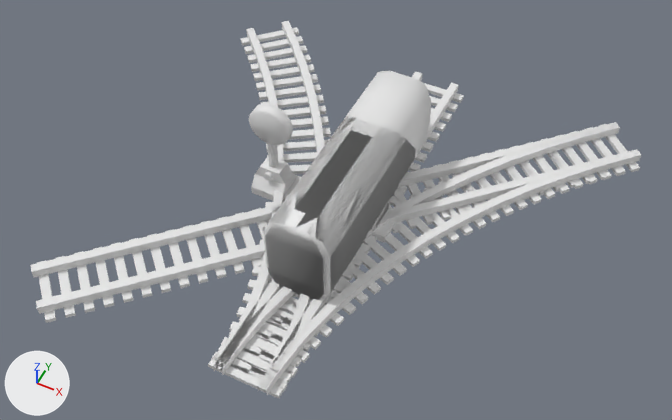
An edit to the FBX model Assets/Models/TrainGameModels (4).fbx, drawn before and after from the same camera.
Rendered twice from a 50 mm lens placed at (2.99, -6.39, 7.98), pointed at (-0.04, -0.33, 0.4). The lights are fixed; the arrows at lower left show +X, +Y and +Z. Materials are left out; every surface is plain grey. Where no turn or scale is listed for an object, it has been applied to the vertices. Vertices at the same position are counted once.

Names of what the first picture shows: 'Carriage', 'CurveTrackL', 'CurveTrackR', 'DiagonalTrack', 'Locomotive', 'StraightTrack', 'SwitchLever', 'TrackSwitch'.
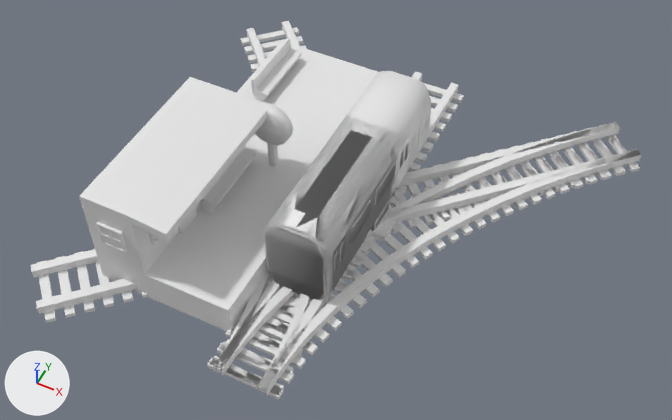
What changed in the scene script:
```text
Change me_cube_021:
    where me_cube_021.from_pydata(...)  # 336 vertices, 212 faces; spans x -0.4..2.75, y -2.5..2.75, z 0.0..0.15
    me_cube_021 part 11: the loose piece of 8 vertices spanning x 0.11..0.88, y -0.55..-0.14, z 0.0..0.05 is moved by (0.0, -0.02, 0.0)
    me_cube_021 part 12: the loose piece of 8 vertices spanning x 0.03..0.81, y -0.72..-0.33, z 0.0..0.05 is moved by (0.0, -0.03, 0.0)
    me_cube_021 part 13: the loose piece of 8 vertices spanning x -0.05..0.74, y -0.9..-0.53, z 0.0..0.05 is moved by (0.0, -0.03, 0.0)
    me_cube_021 part 14: the loose piece of 8 vertices spanning x 0.19..0.96, y -0.38..0.06, z 0.0..0.05 is moved by (0.0, -0.01, 0.0)
    me_cube_021 part 15: the loose piece of 8 vertices spanning x -0.24..0.56, y -1.43..-1.13, z 0.0..0.05 is moved by (0.0, -0.06, 0.0)
    me_cube_021 part 16: the loose piece of 8 vertices spanning x -0.29..0.52, y -1.61..-1.34, z 0.0..0.05 is moved by (0.0, -0.06, 0.0)
    me_cube_021 part 17: the loose piece of 8 vertices spanning x -0.33..0.48, y -1.79..-1.55, z 0.0..0.05 is moved by (0.0, -0.07, 0.0)
    me_cube_021 part 18: the loose piece of 8 vertices spanning x -0.18..0.61, y -1.25..-0.93, z 0.0..0.05 is moved by (0.0, -0.05, 0.0)
    me_cube_021 part 19: the loose piece of 8 vertices spanning x -0.12..0.67, y -1.08..-0.73, z 0.0..0.05 is moved by (0.0, -0.04, 0.0)
    me_cube_021 part 20: the loose piece of 8 vertices spanning x -0.4..0.41, y -2.38..-2.25, z 0.0..0.05 is moved by (0.0, -0.08, 0.0)
    me_cube_021 part 21: the loose piece of 8 vertices spanning x -0.39..0.42, y -2.18..-2.03, z 0.0..0.05 is moved by (0.0, -0.08, 0.0)
    me_cube_021 part 22: the loose piece of 8 vertices spanning x -0.36..0.44, y -1.98..-1.78, z 0.0..0.05 is moved by (0.0, -0.08, 0.0)
Change me_cube_018:
    remove me_cube_018.from_pydata(...)  # 336 vertices, 212 faces; spans x -2.75..0.4, y -2.5..2.75, z 0.0..0.15
    add me_cube_018.from_pydata(...)  # 328 vertices, 212 faces; spans x -2.75..0.4, y -2.5..2.75, z 0.0..0.15
    me_cube_018 part 2: the loose piece of 8 vertices spanning x -0.56..0.24, y -1.43..-1.13, z 0.0..0.05 is moved by (0.0, -0.06, 0.0)
    me_cube_018 part 3: the loose piece of 8 vertices spanning x -0.52..0.29, y -1.61..-1.34, z 0.0..0.05 is moved by (0.0, -0.06, 0.0)
    me_cube_018 part 4: the loose piece of 8 vertices spanning x -0.48..0.33, y -1.79..-1.55, z 0.0..0.05 is moved by (0.0, -0.07, 0.0)
    me_cube_018 part 5: the loose piece of 8 vertices spanning x -0.61..0.18, y -1.25..-0.93, z 0.0..0.05 is moved by (0.0, -0.05, 0.0)
    me_cube_018 part 6: the loose piece of 8 vertices spanning x -0.41..0.4, y -2.38..-2.25, z 0.0..0.05 is moved by (0.0, -0.08, 0.0)
    me_cube_018 part 7: the loose piece of 8 vertices spanning x -0.42..0.39, y -2.18..-2.03, z 0.0..0.05 is moved by (0.0, -0.08, 0.0)
    me_cube_018 part 8: the loose piece of 8 vertices spanning x -0.44..0.36, y -1.98..-1.78, z 0.0..0.05 is moved by (0.0, -0.08, 0.0)
    me_cube_018 part 9: 8 vertices removed from x -2.05..-1.59, y 1.57..1.96, z 0.05..0.15
Change me_locomotive:
    remove me_locomotive.from_pydata(...)  # 568 vertices, 460 faces; spans x -0.38..0.38, y -1.33..1.63, z 0.0..1.12
    add me_locomotive.from_pydata(...)  # 1174 vertices, 885 faces; spans x -0.39..0.39, y -1.33..1.63, z 0.0..1.12
    me_locomotive part 10: 2 vertices moved from x -0.38..0.38, y 0.58, z 0.87 to x -0.38..0.38, y 0.65, z 0.87; 606 vertices added at x -0.39..0.39, y -1.26..1.37, z 0.29..1.12
Change me_carriage:
    remove me_carriage.from_pydata(...)  # 574 vertices, 466 faces; spans x -0.38..0.38, y -1.33..1.33, z 0.0..1.12
    add me_carriage.from_pydata(...)  # 1224 vertices, 916 faces; spans x -0.39..0.39, y -1.33..1.33, z 0.0..1.12
    me_carriage part 1: 325 vertices added at x 0.35..0.39, y -1.26..1.25, z 0.3..0.87
Add ob_station:
    ob_station = bpy.data.objects.new('Station', me_cube)  # 323 vertices, 277 faces; spans x -2.0..-0.4, y -2.03..2.0, z 0.0..1.3
    ob_station.location = (0.0, 0.0, 0.0)
```

What differs and where, as boxes [x1, y1, x2, y2] in the pictures (672 x 420 px; the box of a moved part takes in the faces that stretch with it):
'Station', added: after [79, 38, 378, 331]
'CurveTrackR', reshaped: before [213, 122, 641, 395]; after [210, 123, 641, 399]
'CurveTrackL', reshaped: before [211, 21, 331, 389]; after [207, 21, 312, 394]
'Carriage', reshaped: before [265, 71, 431, 299]; after [264, 71, 431, 290]
part 1 of me_carriage, added: after [331, 104, 431, 290]
part 2 of me_cube_018, moved or reshaped: before [248, 279, 298, 298]; after [265, 286, 312, 301]
part 3 of me_cube_018, moved or reshaped: before [242, 293, 297, 312]; after [276, 305, 295, 314]
part 4 of me_cube_018, moved or reshaped: before [237, 307, 290, 327]; after [238, 319, 290, 331]
part 5 of me_cube_018, moved or reshaped (not visible afterwards): before [252, 266, 260, 276]
part 6 of me_cube_018, moved or reshaped: before [211, 352, 288, 387]; after [207, 358, 284, 394]
part 7 of me_cube_018, moved or reshaped: before [221, 337, 296, 370]; after [217, 343, 294, 376]
part 8 of me_cube_018, moved or reshaped: before [230, 321, 305, 350]; after [226, 328, 303, 355]
part 9 of me_cube_018, deleted: before [263, 67, 315, 103]
part 10 of me_locomotive, built on: before [387, 132, 415, 186]; after [332, 115, 416, 290]
part 11 of me_cube_021, moved or reshaped: before [363, 236, 407, 276]; after [363, 237, 406, 277]
part 12 of me_cube_021, moved or reshaped: before [355, 249, 394, 285]; after [354, 250, 393, 287]
part 13 of me_cube_021, moved or reshaped: before [347, 262, 381, 295]; after [346, 264, 380, 297]
part 14 of me_cube_021, moved or reshaped: before [385, 232, 420, 267]; after [385, 233, 419, 268]
part 15 of me_cube_021, moved or reshaped: before [296, 293, 344, 326]; after [292, 296, 342, 331]
part 16 of me_cube_021, moved or reshaped: before [286, 300, 332, 338]; after [279, 303, 329, 343]
part 17 of me_cube_021, moved or reshaped: before [270, 314, 321, 350]; after [266, 316, 318, 355]
part 18 of me_cube_021, moved or reshaped: before [330, 290, 356, 315]; after [328, 293, 354, 319]
part 19 of me_cube_021, moved or reshaped: before [338, 276, 368, 304]; after [336, 278, 367, 308]
part 20 of me_cube_021, moved or reshaped: before [213, 349, 287, 393]; after [210, 356, 283, 399]
part 21 of me_cube_021, moved or reshaped: before [226, 334, 298, 378]; after [225, 339, 294, 384]
part 22 of me_cube_021, moved or reshaped: before [257, 326, 309, 363]; after [252, 331, 306, 369]
'TrackSwitch', unchanged, covered by the edit: before [251, 157, 395, 243]; after [372, 209, 395, 243]
